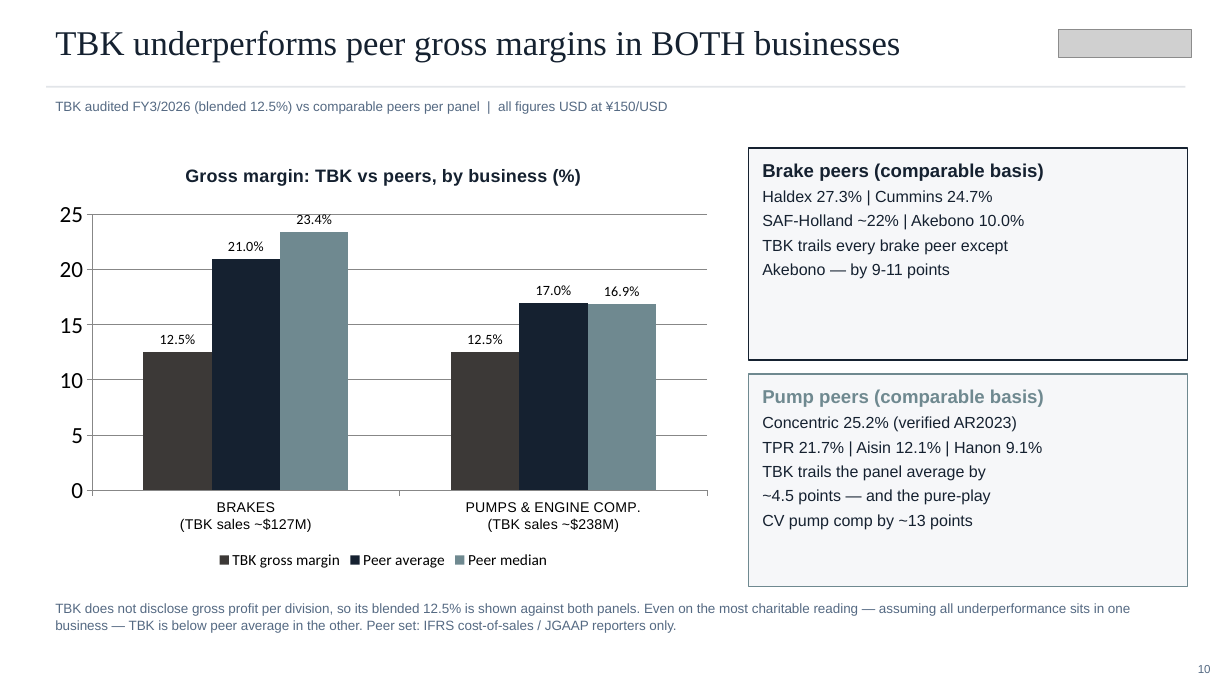
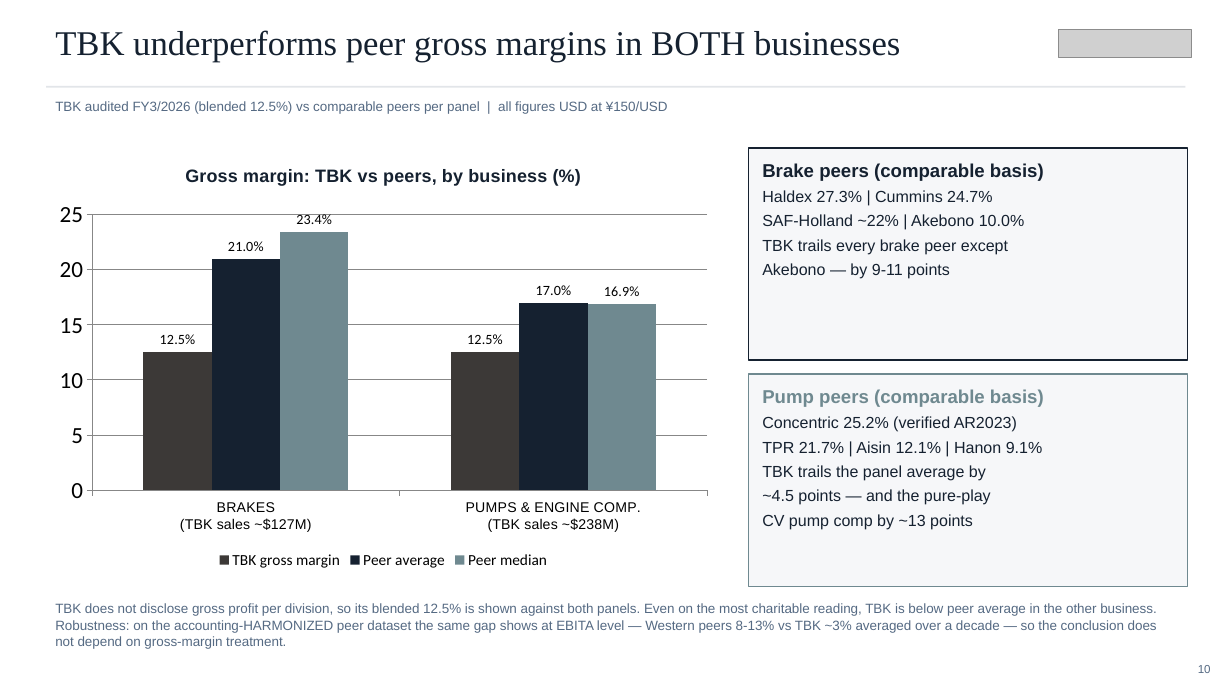
Before and after one commit to charette-lab/Claude, a slide deck: slide 10 of TBK_rd_gap_slides.pptx. Drawn at 1232x693 pixels with LibreOffice and Linux fonts; fonts in the diff are those of the drawing; grey boxes stand for pictures. Boxes give left, top, right and bottom in pixels: in the first picture for what was removed or moved away, otherwise in the second. Text is boxed around its words. In the diff, an @@ line names an element or a change of style, - is before the commit and + after.

```diff
--- a/TBK_rd_gap_slides.pptx
+++ b/TBK_rd_gap_slides.pptx
@@ text at bbox=[55, 603, 1157, 649]: text changed @@
-TBK does not disclose gross profit per division, so its blended 12.5% is shown against both panels. Even on the most charitable reading — assuming all underperformance sits in one business — TBK is below peer average in the other. Peer set: IFRS cost-of-sales / JGAAP reporters only.
+TBK does not disclose gross profit per division, so its blended 12.5% is shown against both panels. Even on the most charitable reading, TBK is below peer average in the other business. Robustness: on the accounting-HARMONIZED peer dataset the same gap shows at EBITA level — Western peers 8-13% vs TBK ~3% averaged over a decade — so the conclusion does not depend on gross-margin treatment.
```
Also in this commit, not shown: 6 other slides changed, 3 other files.
